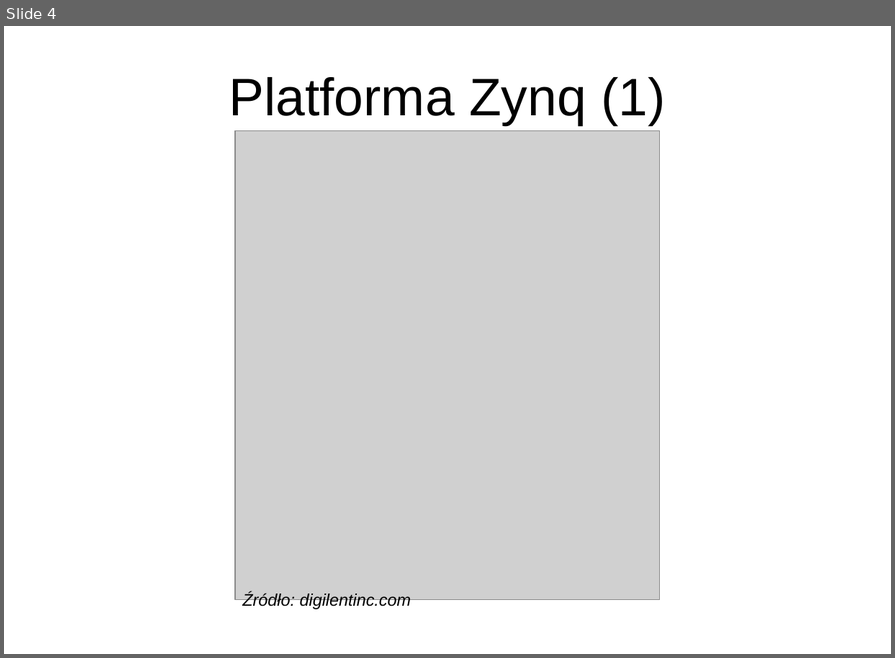
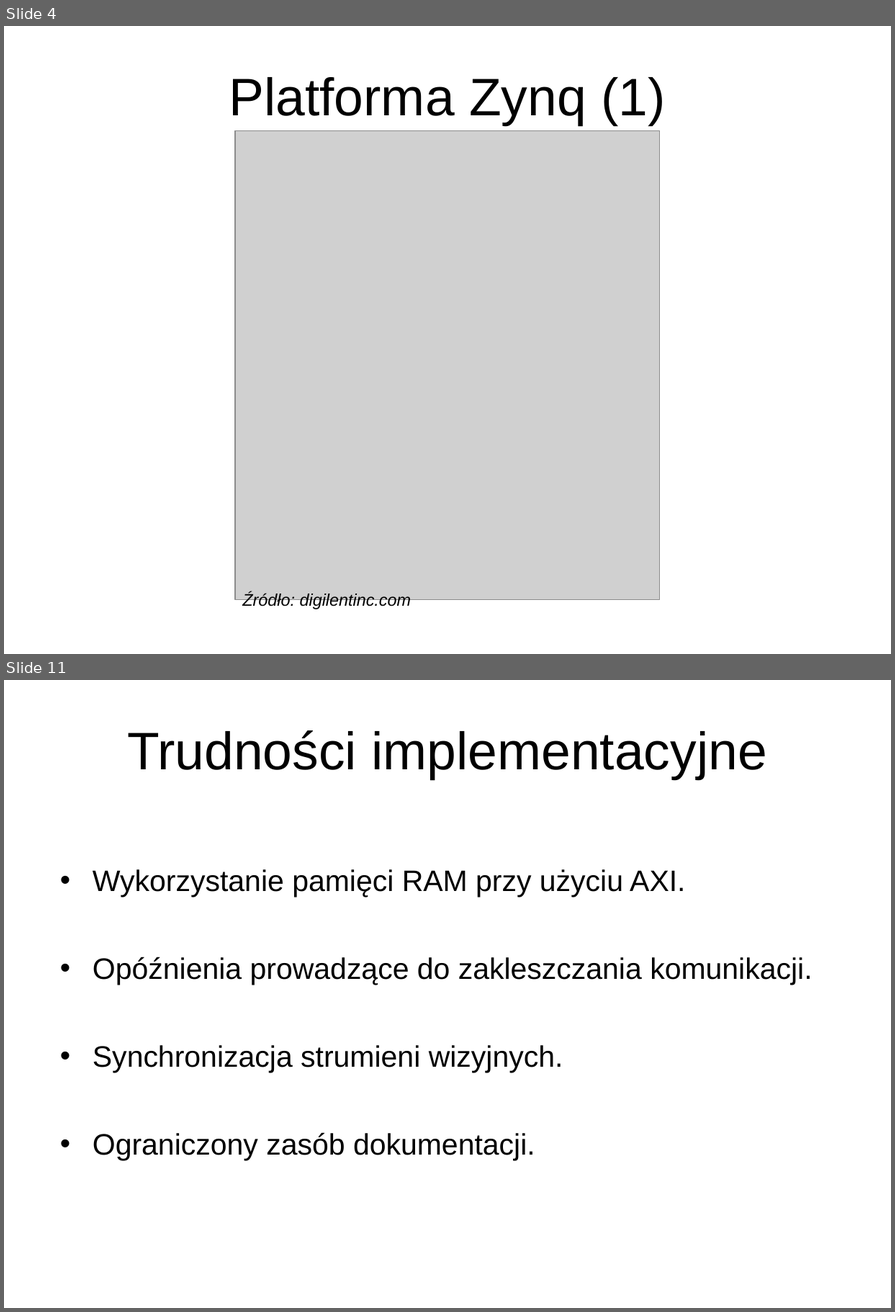
Before and after one commit to wgml/magister-doc, a slide deck: prezentacja.pptx. Shown one above the other, each under a label of ours: slide 4 before the commit, slides 4 and 11 after it; the slides between them are not shown. The pictures are 895x658 and 895x1312 pixels, drawn with LibreOffice and Linux fonts; fonts in the diff are those of the drawing; grey boxes stand for pictures; background and template pictures are left out. Boxes give left, top, right and bottom in pixels: in the first picture for what was removed or moved away, otherwise in the second. Text is boxed around its words. In the diff, an @@ line names an element or a change of style, - is before the commit and + after.

```diff
--- a/prezentacja.pptx
+++ b/prezentacja.pptx
@@ slide 11 added at <box>4,680,891,1308</box>, background picture (left out) @@
@@ title added at <box>127,730,766,780</box>, 50 pt, text #000000 @@
+Trudności implementacyjne
@@ text added at <box>93,869,812,1161</box>, 28 pt, text #000000 @@
+• Wykorzystanie pamięci RAM przy użyciu AXI.
+• Opóźnienia prowadzące do zakleszczania komunikacji.
+• Synchronizacja strumieni wizyjnych.
+• Ograniczony zasób dokumentacji.
```
Also in this commit, not shown: 9 slides changed, 1 other file.
